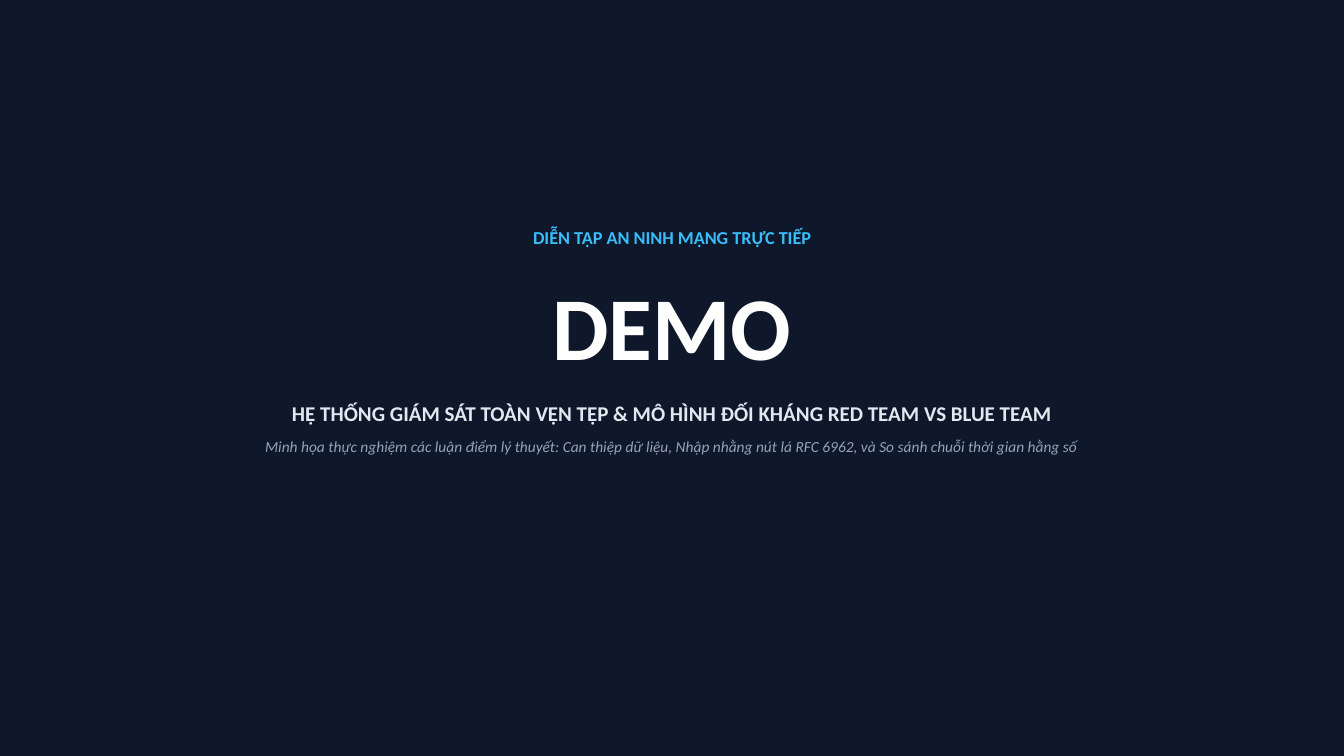
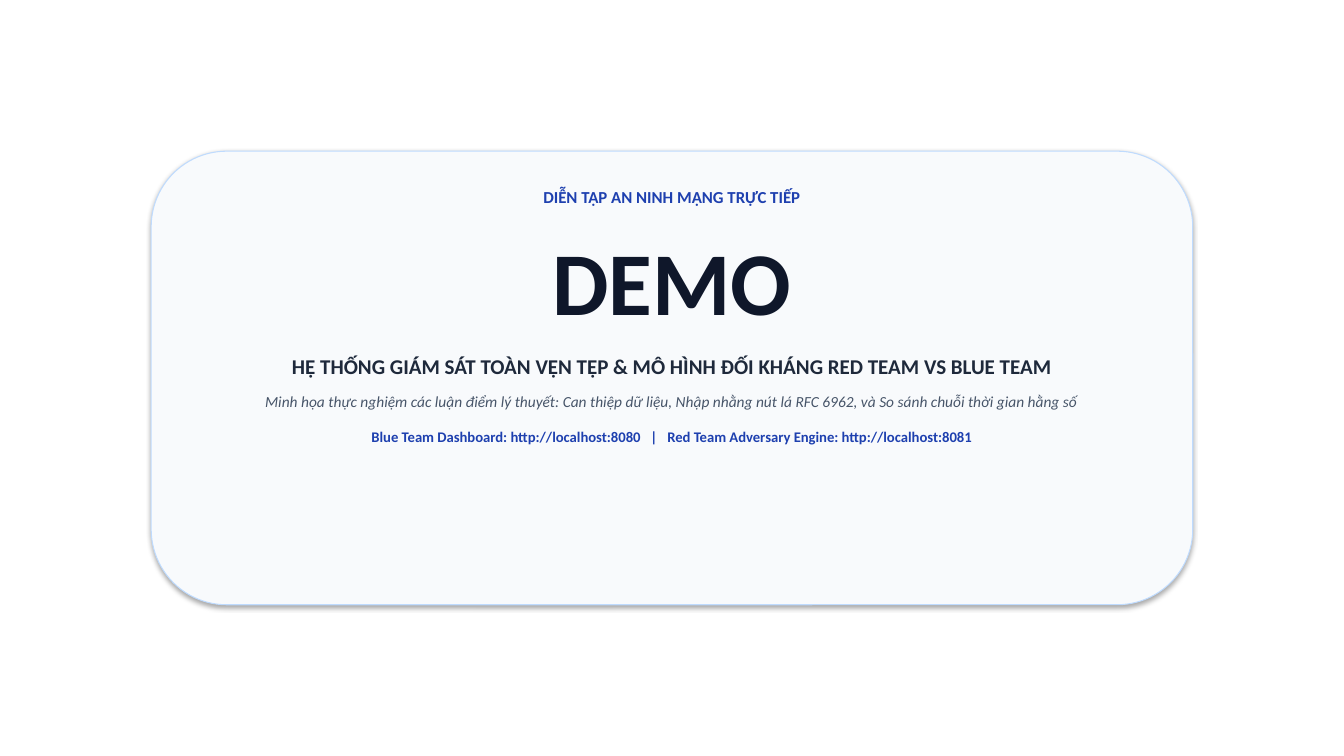
Before and after one commit to kietvo5924/ATBMHTTT_DT005_FileIntegrity, a slide deck: slide 12 of Bao_Cao_Giua_Ky_DT05_Final.pptx. Drawn at 1344x756 pixels with LibreOffice and Linux fonts; fonts in the diff are those of the drawing. Boxes give left, top, right and bottom in pixels: in the first picture for what was removed or moved away, otherwise in the second. Text is boxed around its words. In the diff, an @@ line names an element or a change of style, - is before the commit and + after.

```diff
--- a/Bao_Cao_Giua_Ky_DT05_Final.pptx
+++ b/Bao_Cao_Giua_Ky_DT05_Final.pptx
@@ rectangle at (0, 0, 1344, 756): fill #0F172A to #FFFFFF @@
@@ rounded rectangle added at (151, 151, 1193, 605), fill #F8FAFC, outline #BFDBFE 0.75 pt @@
@@ text "DIỄN TẬP AN NINH MẠNG ...": place and size @@
-text "DIỄN TẬP AN NINH MẠNG ..." at (265, 230, 1077, 455)
+text "DIỄN TẬP AN NINH MẠNG ..." at (265, 189, 1077, 445)
@@ text at (265, 189, 1077, 410): size 13 to 12 pt, text colour #38BDF8 to #1E40AF in "DIỄN TẬP AN NINH MẠNG TRỰC TIẾP"; text colour #FFFFFF to #0F172A in "DEMO"; text colour #E2E8F0 to #1E293B in "HỆ THỐNG GIÁM SÁT TOÀN VẸN TỆP ..."; text colour #94A3B8 to #475569 in "Minh họa thực nghiệm các luận điểm ..."; less space between paragraphs; more space between paragraphs @@
@@ text at (371, 431, 972, 445): paragraph added @@
+Blue Team Dashboard: http://localhost:8080 | Red Team Adversary Engine: http://localhost:8081
```
Also in this commit, not shown: 3 other slides changed, 20 other files.
